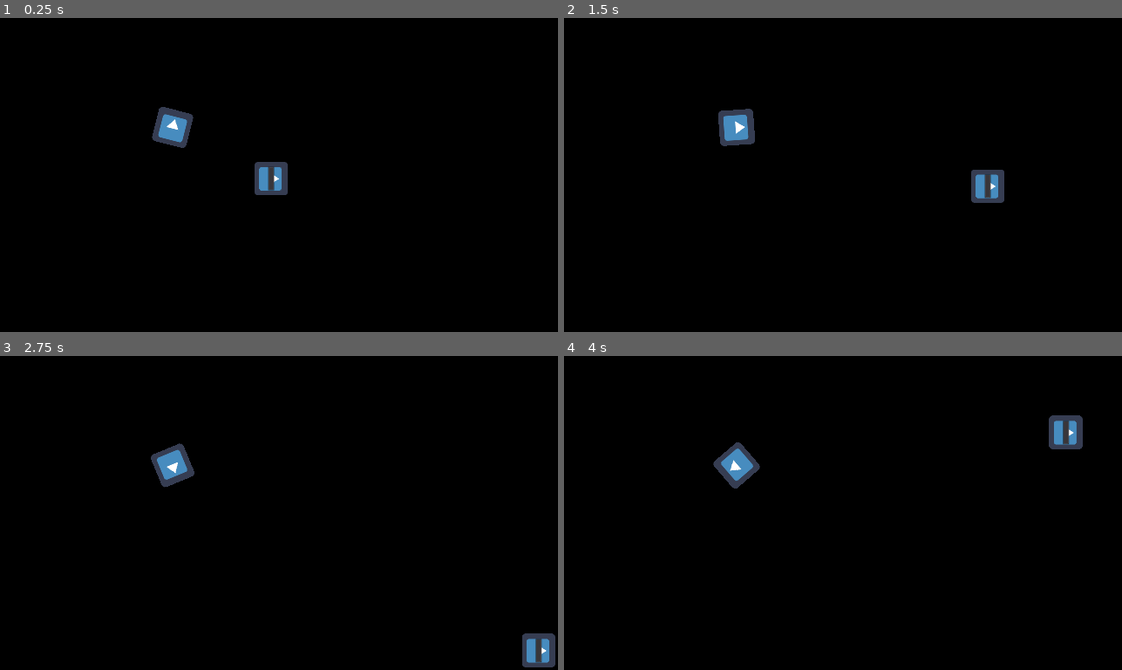
Above: before the commit, frames 1-4 (two rows, left to right).
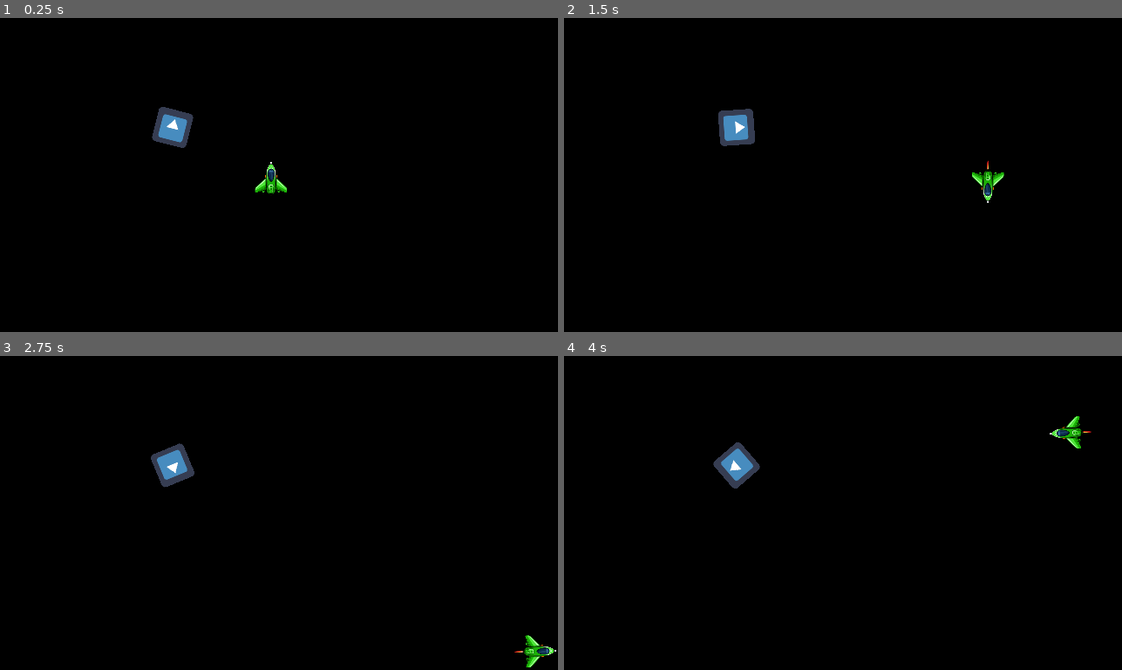
Above: after the commit, the same moments.

Repository: RJPrinceNZ/CargoSpace
Game: Godot game, scene res://World.tscn
Same seed, same stepped clock (60 frames per second), same inputs: the game is played once before the commit and once after it. The project has no main scene, so this scene is started directly. The engine's default icon, where the game draws it, is replaced by a stand-in: a white triangle on a blue panel in a dark square.
Inputs:
- Up to frame 1 (0.25 s): no input
- Up to frame 2 (1.5 s): hold Right (ui_right) 0.53-1.28 s; hold Down (ui_down) from 1.28 s (still down)
- Up to frame 3 (2.75 s): release Down (ui_down) at 2.03 s; hold Right (ui_right) from 2.03 s (still down)
- Up to frame 4 (4 s): release Right (ui_right) at 2.78 s; hold Up (ui_up) 2.78-3.53 s; hold Left (ui_left) from 3.53 s (still down)

The runs differ from the first frame. In frame 1, 0.6% of the frame differs, in the area x 45-52%, y 45-57%; in frame 2, 0.6%; in frame 3, 0.6%; in frame 4, 0.7%, in the area x 86-95%, y 18-30%.

Commit message:
Player_Texture

Diff:
--- a/Player.gd
+++ b/Player.gd
@@ -25,22 +25,28 @@
 	if no_fuel == false:
 		apply_movement(axis * a * delta)
 	motion = move_and_slide(motion)
-	#if Input.is_action_pressed("ui_left"): #Rotation
-		#rot_dir -= 1
-		#current_rotation -= rotation_speed
-#		if current_rotation > 360:
-#			current_rotation -= 360
-#		if current_rotation < 0:
-#			current_rotation += 360
-	#if Input.is_action_pressed("ui_right"):
-		#current_rotation += rotation_speed
-		#rot_dir += 1
-#		if current_rotation > 360:
-#			current_rotation -= 360
-#		if current_rotation < 0:
-#			current_rotation += 360
-	#rotation = rotation_speed * delta * rot_dir
-	#if Input.is_action_held("ui_up"):
+	rotation = delta * rot_dir
+	if Input.is_action_pressed("ui_left") and Input.is_action_pressed("ui_up"):
+		rot_dir = -45
+	elif Input.is_action_pressed("ui_left") and Input.is_action_pressed("ui_down"):
+		rot_dir = -140
+	elif Input.is_action_pressed("ui_right") and Input.is_action_pressed("ui_up"):
+		rot_dir = 45
+	elif Input.is_action_pressed("ui_right") and Input.is_action_pressed("ui_down"):
+		rot_dir = 140
+	elif Input.is_action_pressed("ui_left") and not Input.is_action_pressed("ui_right"): #Rotation
+		rot_dir = 280
+	elif  Input.is_action_pressed("ui_down") and not Input.is_action_pressed("ui_up") and not Input.is_action_pressed("ui_left") and not Input.is_action_pressed("ui_right"):
+		rot_dir = 188.5
+	elif Input.is_action_pressed("ui_right") and not Input.is_action_pressed("ui_left") and not Input.is_action_pressed("ui_down") and not Input.is_action_pressed("ui_up"):
+		rot_dir = 92.5
+	elif Input.is_action_pressed("ui_up") and not Input.is_action_pressed("ui_down") and not Input.is_action_pressed("ui_right") and not Input.is_action_pressed("ui_left"):
+		rot_dir = 0
+	if Input.is_action_pressed("ui_left") or Input.is_action_pressed("ui_up") or Input.is_action_pressed("ui_down") or Input.is_action_pressed("ui_right"):
+		if no_fuel == false:
+			$AnimationPlayer.play("Moving")
+	else:
+		$AnimationPlayer.play("Idle")
 		#if no_fuel == false:
 			#velo = Vector2(speed_limit, 0).rotated(rotation)
 #		move_vec = move_vec.normalize()
--- a/Player.tscn
+++ b/Player.tscn
@@ -1,36 +1,95 @@
-[gd_scene load_steps=4 format=2]
+[gd_scene load_steps=8 format=2]
 
 [ext_resource path="res://Player.gd" type="Script" id=1]
-[ext_resource path="res://icon.png" type="Texture" id=2]
+[ext_resource path="res://DKO-api-X1.png" type="Texture" id=2]
+[ext_resource path="res://spaceship_flame.png" type="Texture" id=3]
 
-[sub_resource type="RectangleShape2D" id=1]
+[sub_resource type="CapsuleShape2D" id=4]
+radius = 2.90868
+height = 6.55101
+
+[sub_resource type="CapsuleShape2D" id=5]
+radius = 2.71434
+height = 13.8938
+
+[sub_resource type="Animation" id=2]
+resource_name = "Idle"
+tracks/0/type = "value"
+tracks/0/path = NodePath("spaceship_flame:position")
+tracks/0/interp = 1
+tracks/0/loop_wrap = true
+tracks/0/imported = false
+tracks/0/enabled = true
+tracks/0/keys = {
+"times": PoolRealArray( 0, 0.5 ),
+"transitions": PoolRealArray( 1, 1 ),
+"update": 0,
+"values": [ Vector2( 0, 0 ), Vector2( 0, 0 ) ]
+}
+
+[sub_resource type="Animation" id=3]
+resource_name = "Moving"
+length = 0.7
+tracks/0/type = "value"
+tracks/0/path = NodePath("spaceship_flame:position")
+tracks/0/interp = 1
+tracks/0/loop_wrap = true
+tracks/0/imported = false
+tracks/0/enabled = true
+tracks/0/keys = {
+"times": PoolRealArray( 0, 0.1, 0.2, 0.3, 0.4, 0.5, 0.6 ),
+"transitions": PoolRealArray( 1, 1, 1, 1, 1, 1, 1 ),
+"update": 0,
+"values": [ Vector2( 0, 12 ), Vector2( 0, 12 ), Vector2( 0, 12 ), Vector2( 0, 12 ), Vector2( 0, 12 ), Vector2( 0, 12 ), Vector2( 0, 12 ) ]
+}
+tracks/1/type = "value"
+tracks/1/path = NodePath("spaceship_flame:frame")
+tracks/1/interp = 1
+tracks/1/loop_wrap = true
+tracks/1/imported = false
+tracks/1/enabled = true
+tracks/1/keys = {
+"times": PoolRealArray( 0, 0.1, 0.2, 0.3, 0.4, 0.5 ),
+"transitions": PoolRealArray( 1, 1, 1, 1, 1, 1 ),
+"update": 1,
+"values": [ 0, 1, 3, 4, 5, 6 ]
+}
 
 [node name="Player" type="KinematicBody2D"]
 script = ExtResource( 1 )
 
-[node name="icon" type="Sprite" parent="."]
-rotation = 1.5708
-scale = Vector2( 0.301312, 0.301312 )
+[node name="spaceship_flame" type="Sprite" parent="."]
+position = Vector2( 0, 12 )
+scale = Vector2( 0.125, 0.125 )
+texture = ExtResource( 3 )
+hframes = 7
+frame = 5
+
+[node name="Player_Sprite" type="Sprite" parent="."]
+scale = Vector2( 0.125, 0.125 )
 texture = ExtResource( 2 )
 
+[node name="CollisionShape2D3" type="CollisionShape2D" parent="."]
+position = Vector2( 3.79582, 4.09683 )
+rotation = -0.959931
+shape = SubResource( 4 )
+
+[node name="CollisionShape2D2" type="CollisionShape2D" parent="."]
+position = Vector2( -4.37995, 4.10165 )
+rotation = 0.959931
+shape = SubResource( 4 )
+
 [node name="CollisionShape2D" type="CollisionShape2D" parent="."]
-shape = SubResource( 1 )
+position = Vector2( 0, 0.271884 )
+shape = SubResource( 5 )
 
 [node name="Fuel_Timer" type="Timer" parent="."]
 wait_time = 80.0
 one_shot = true
 autostart = true
 
-[node name="Fuel_Bar" type="ProgressBar" parent="."]
-margin_left = -2.00573
-margin_top = -6.84309
-margin_right = 1.99427
-margin_bottom = 7.15691
-max_value = 80.0
-step = 1.0
-percent_visible = false
-__meta__ = {
-"_edit_use_anchors_": false
-}
+[node name="AnimationPlayer" type="AnimationPlayer" parent="."]
+anims/Idle = SubResource( 2 )
+anims/Moving = SubResource( 3 )
 
 [connection signal="timeout" from="Fuel_Timer" to="." method="_on_Fuel_Timer_timeout"]
Binary file added: DKO-api-X1.png
Not shown, added: DKO-api-X1.png.import
Binary file added: spaceship_flame.png
Not shown, added: spaceship_flame.png.import
Not shown, added: Spaceship_Flame.psd
